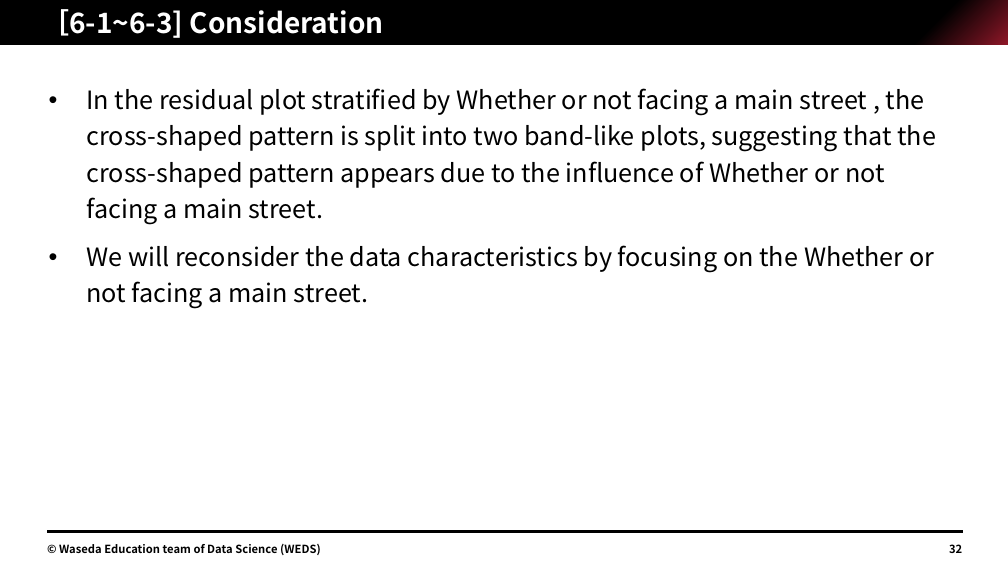
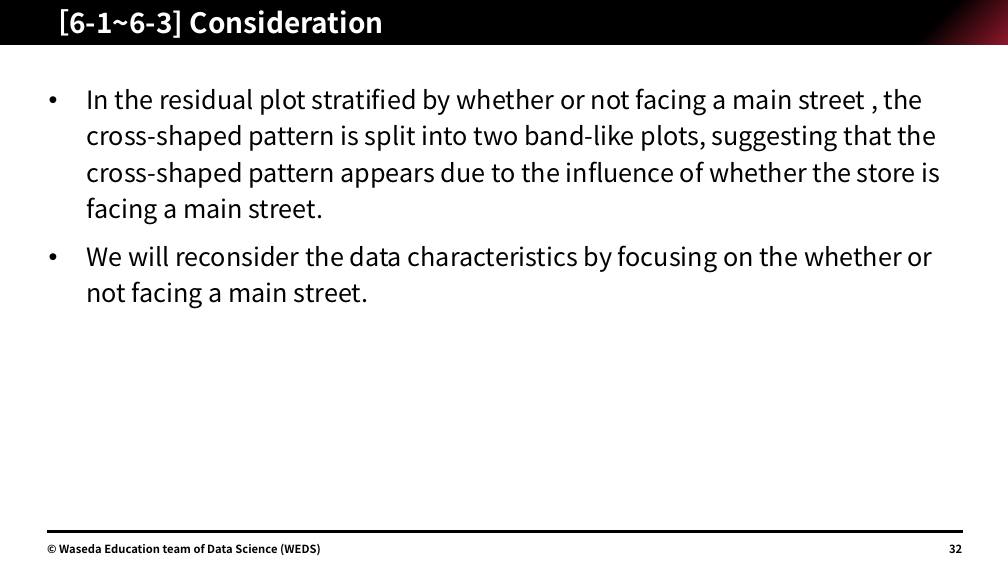
Before and after one commit to Jimin-Park0901/Data-Science, a slide deck: slide 32 of Store_Sale/assignment/1W22CF16.pptx. Drawn at 1008x567 pixels with LibreOffice and Linux fonts; fonts in the diff are those of the drawing. Boxes give left, top, right and bottom in pixels: in the first picture for what was removed or moved away, otherwise in the second. Text is boxed around its words. In the diff, an @@ line names an element or a change of style, - is before the commit and + after.

```diff
--- a/Store_Sale/assignment/1W22CF16.pptx
+++ b/Store_Sale/assignment/1W22CF16.pptx
@@ text at <box>86,88,941,309</box>: text changed @@
-• In the residual plot stratified by Whether or not facing a main street , the cross-shaped pattern is split into two band-like plots, suggesting that the cross-shaped pattern appears due to the influence of Whether or not facing a main street.
-• We will reconsider the data characteristics by focusing on the Whether or not facing a main street.
+• In the residual plot stratified by whether or not facing a main street , the cross-shaped pattern is split into two band-like plots, suggesting that the cross-shaped pattern appears due to the influence of whether the store is facing a main street.
+• We will reconsider the data characteristics by focusing on the whether or not facing a main street.
```
Also in this commit, not shown: 9 other slides changed, 1 other file.
